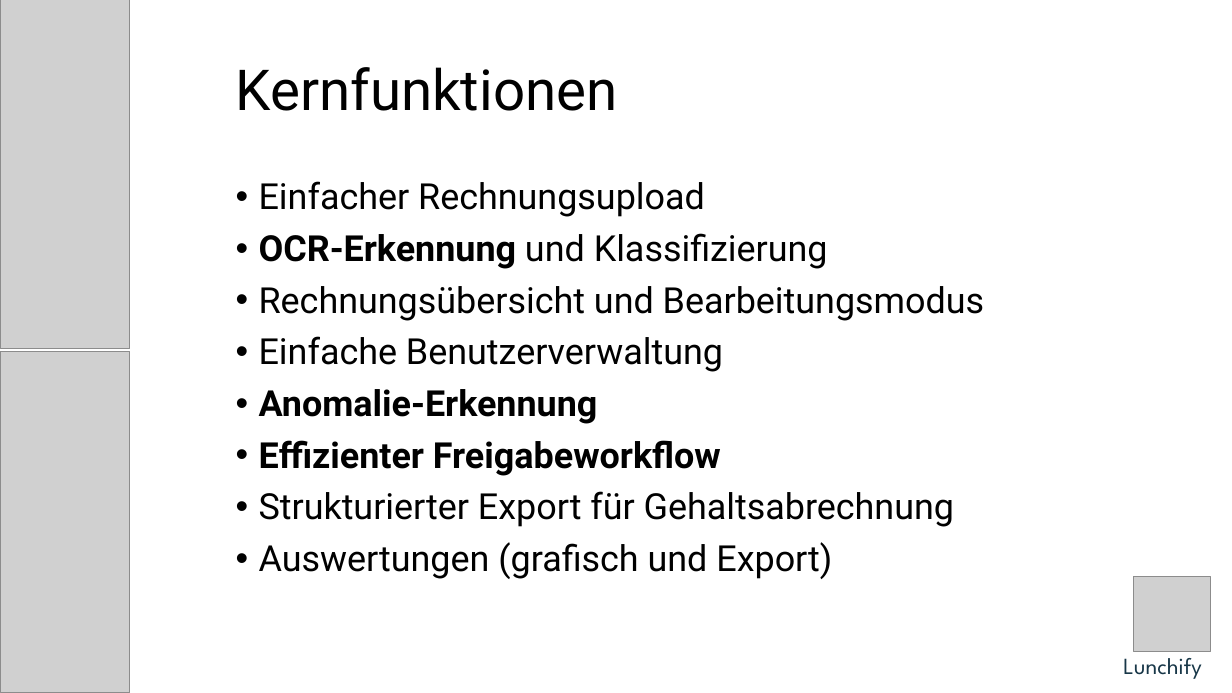
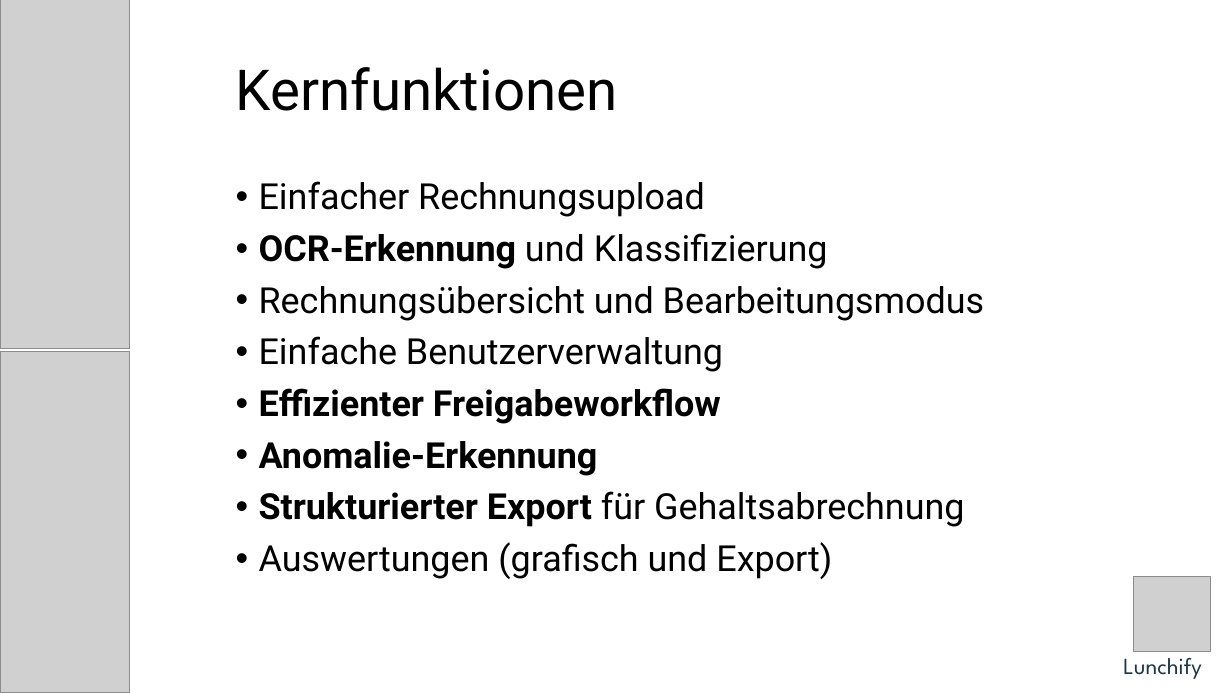
Before and after one commit to jku-win-se/teaching-2025.ss.prse.braeuer.team1, a slide deck: slide 3 of docs/ReleaseV1_0_0.pptx. Drawn at 1232x693 pixels with LibreOffice and Linux fonts; fonts in the diff are those of the drawing; grey boxes stand for pictures. Boxes give left, top, right and bottom in pixels: in the first picture for what was removed or moved away, otherwise in the second. Text is boxed around its words. In the diff, an @@ line names an element or a change of style, - is before the commit and + after.

```diff
--- a/docs/ReleaseV1_0_0.pptx
+++ b/docs/ReleaseV1_0_0.pptx
@@ text at (x1=259, y1=388, x2=721, y2=424): paragraph added @@
+• Effizienter Freigabeworkflow
@@ text at (x1=259, y1=440, x2=721, y2=476): paragraph removed @@
-• Effizienter Freigabeworkflow
@@ text at (x1=259, y1=491, x2=964, y2=527): bold on in "Strukturierter Export" @@
```
Also in this commit, not shown: 2 other slides changed, 1 slide added.
